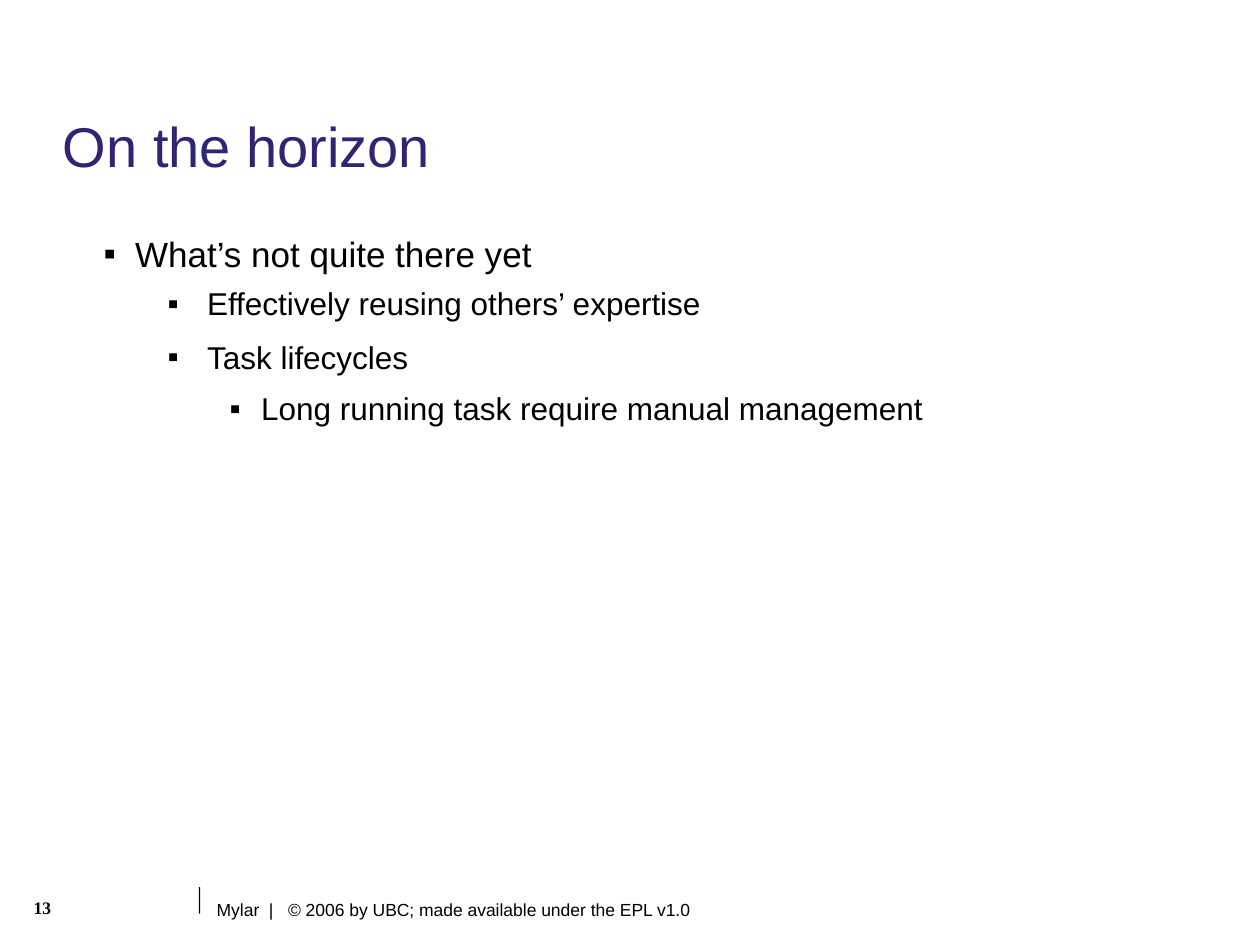
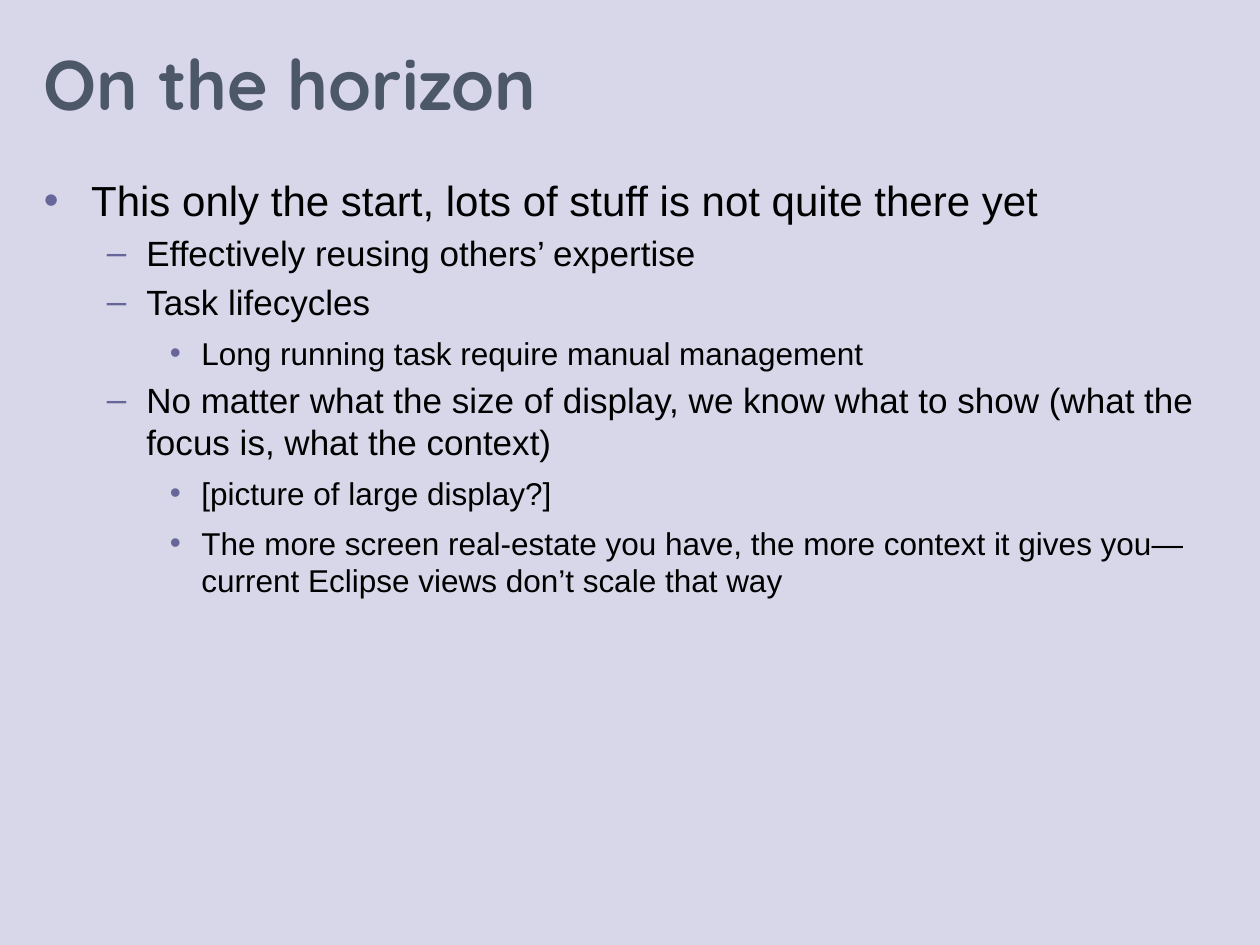
Before and after one commit to eclipse-mylyn/mylyn-website, a slide deck: slide 15 of publications/2006-03-mylar-eclipsecon.ppt (slide 13 before the commit). Drawn at 1260x945 pixels with LibreOffice and Linux fonts; fonts in the diff are those of the drawing; background and template pictures are left out. Boxes give left, top, right and bottom in pixels: in the first picture for what was removed or moved away, otherwise in the second. Text is boxed around its words. In the diff, an @@ line names an element or a change of style, - is before the commit and + after.

Commit message:
Progress on: prepare eclipsecon talk and slides

```diff
--- a/publications/2006-03-mylar-eclipsecon.ppt
+++ b/publications/2006-03-mylar-eclipsecon.ppt
@@ rectangle added at (0,0,1260,945), fill #D8D7E9 @@
@@ title "On the horizon": place and size @@
-title "On the horizon" at (63,126,430,168)
+title "On the horizon" at (44,58,537,111)
@@ title "On the horizon" at (44,58,537,111): size 32 to 40 pt, font Arial to Quicksand, text colour #2F2672 to #4C5768, bold on; line spacing 0.9 to 0.85; vertical alignment top to middle @@
@@ text "This only the start, lots ...": place and size @@
-text "This only the start, lots ..." at (135,241,923,426)
+text "This only the start, lots ..." at (91,185,1193,598)
@@ text at (91,185,1038,224): text changed; size 20 to 24 pt @@
-▪ What’s not quite there yet
+• This only the start, lots of stuff is not quite there yet
@@ text at (146,240,863,371): size 18 to 20 pt in "Effectively reusing others’ expertise", "Task lifecycles"; bullet ▪ to –; less space between paragraphs; bullet colour #000000 to #666699; bullet ▪ to •; more space between paragraphs @@
@@ text at (146,387,1193,598): paragraphs added @@
+  – No matter what the size of display, we know what to show (what the focus is, what the context)
+    • [picture of large display?]
+    • The more screen real-estate you have, the more context it gives you—current Eclipse views don’t scale that way
@@ line removed from (199, 887) to (199, 914) @@
@@ page number removed at (34,902,51,914) @@
-13
@@ text removed at (217,903,690,920) @@
-Mylar | © 2006 by UBC; made available under the EPL v1.0
```
Also in this commit, not shown: 10 other slides changed, 6 slides added, 3 slides removed.
